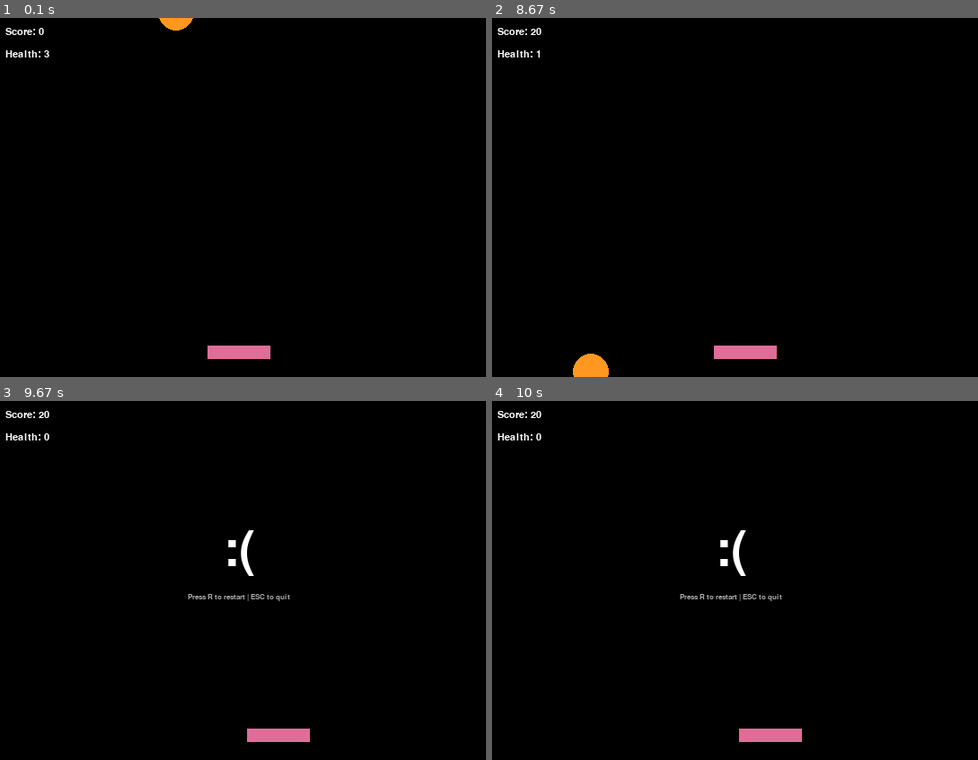
Above: before the commit, frames 1-4 (two rows, left to right).
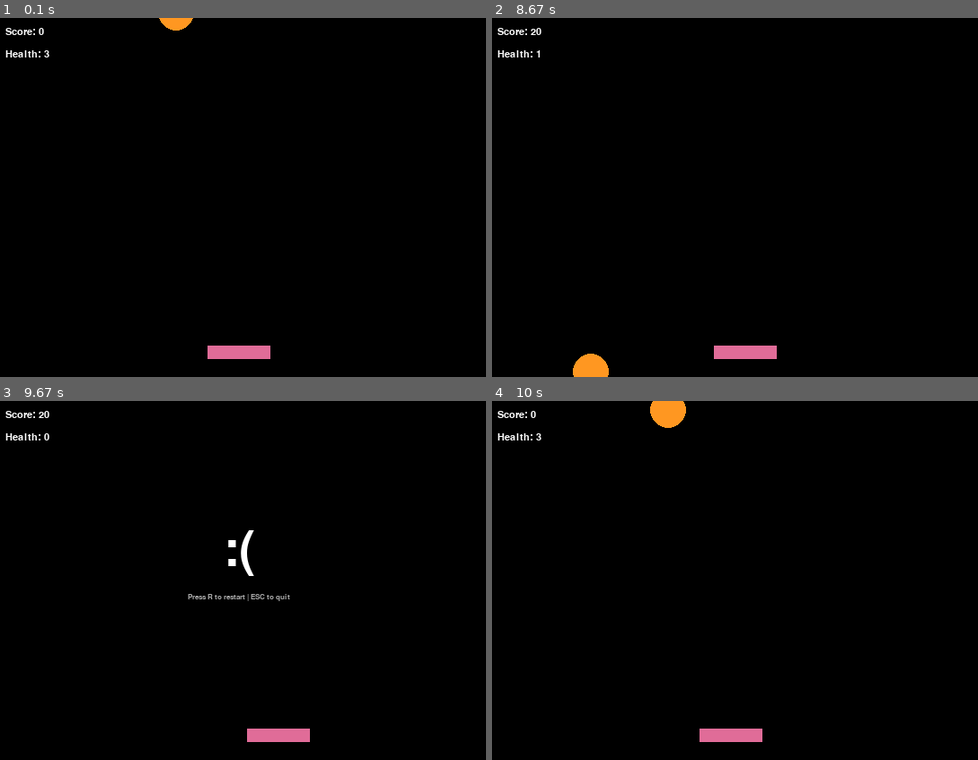
Above: after the commit, the same moments.

Repository: cwrlcarl/pygame-mini-games
Game: pygame game, started from falling-objects/main.py
The game is run twice, just before and just after one commit, with the same random seed, the same clock (stepped at 60 frames per second) and the same inputs.
Inputs:
- Up to frame 1 (0.1 s): no input
- Up to frame 2 (8.67 s): hold Right 0.33-0.8 s; hold Right 0.83-1.3 s; hold Left 1.33-1.87 s; hold Left 1.9-2.3 s; hold Right 2.33-2.97 s; hold Left 3-3.47 s; hold Right 3.5-3.97 s; hold Right 4-4.47 s; hold Left 4.5-5.03 s; hold Left 5.07-5.47 s; hold Right 5.5-6.13 s; hold Left 6.17-6.63 s; hold Right 6.67-7.13 s; hold Right 7.17-7.63 s; hold Left 7.67-8.2 s; hold Left 8.23-8.63 s
- Up to frame 3 (9.67 s): hold Right 8.67-9.3 s
- Up to frame 4 (10 s): hold R from 9.83 s (still down)

Frames 1-3 are identical in both runs. In frame 4, 1.5% of the frame differs, in the area x 7-64%, y 0-95%.

Commit message:
Add event key for restart and exit

Diff:
--- a/falling-objects/main.py
+++ b/falling-objects/main.py
@@ -106,6 +106,14 @@
             if event.type == pygame.QUIT:
                 running = False
 
+            if event.type == pygame.KEYDOWN:
+                if event.key == pygame.K_r and game_over:
+                    main()
+                    return
+
+                if event.key == pygame.K_ESCAPE and game_over:
+                    running = False
+
         if not game_over:
             score, health, game_over = handle_object(
                 object_rect, player_rect,
